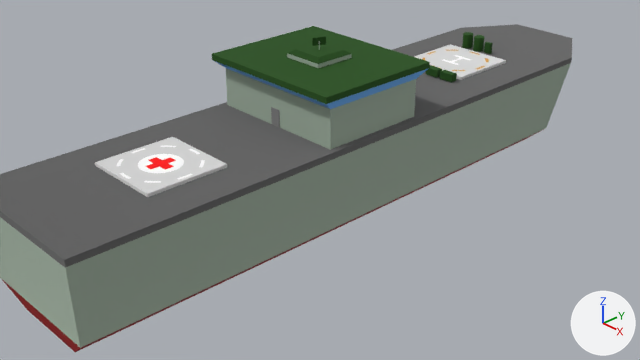
Two versions of the Blender file packages/units/building/carrier_1/assets/carrier_1.blend, one commit apart.
Before and after are seen from the file's camera 'Camera'. Arrows for +X, +Y and +Z are at lower right; the lights stay in place. The older version comes first.

Names of what the first picture shows: 'Cube', 'base', 'head', 'landing_port_rescue', 'landing_port_supply' and 2 more.
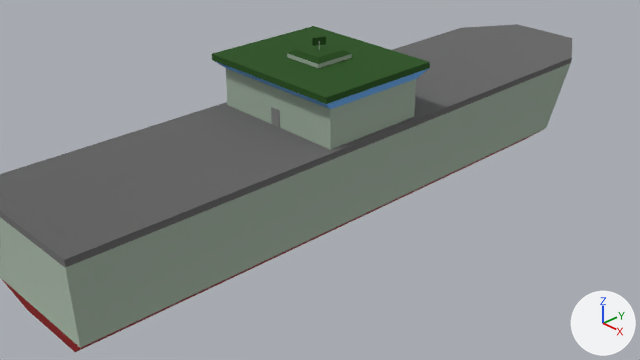
ob_additional_2 is not drawn itself; it is the parent of ob_würfel_001, ob_würfel_002, ob_collection.

What changed in the scene script:
```text
Remove ob_landing_port_rescue:
    ob_landing_port_rescue = bpy.data.objects.new('landing_port_rescue', None)
    ob_landing_port_rescue.parent = ob_root
    ob_landing_port_rescue.location = (0.0, -2.309, 0.893)
    ob_landing_port_rescue.instance_type = 'COLLECTION'
    ob_landing_port_rescue.instance_collection = col_collection_003
Remove ob_landing_port_supply:
    ob_landing_port_supply = bpy.data.objects.new('landing_port_supply', None)
    ob_landing_port_supply.parent = ob_root
    ob_landing_port_supply.location = (0.0, 2.619, 0.893)
    ob_landing_port_supply.rotation_euler = (0.0, 0.0, -1.571)  # degrees (0, 0, -90)
    ob_landing_port_supply.instance_type = 'COLLECTION'
    ob_landing_port_supply.instance_collection = col_collection_002
Remove ob_base_002:
    ob_base_002 = bpy.data.objects.new('base.002', me_cube_004)
    ob_base_002.location = (0.0, 0.0, 0.0)
Remove ob_base_001:
    ob_base_001 = bpy.data.objects.new('base.001', me_cube_003)
    ob_base_001.location = (0.0, 0.0, 0.0)
Remove ob_additional_1:
    ob_additional_1 = bpy.data.objects.new('additional_1', None)
    ob_additional_1.location = (0.0, 0.0, 0.0)
Remove ob_würfel_003:
    ob_würfel_003 = bpy.data.objects.new('Würfel.003', me_würfel_005)
    ob_würfel_003.parent = ob_additional_1
    ob_würfel_003.location = (-0.65, 0.07, 0.075)
Remove ob_zylinder_002:
    ob_zylinder_002 = bpy.data.objects.new('Zylinder.002', me_zylinder_002)
    ob_zylinder_002.parent = ob_additional_1
    ob_zylinder_002.location = (-0.65, -0.1, 0.1)
Remove ob_zylinder_001:
    ob_zylinder_001 = bpy.data.objects.new('Zylinder.001', me_zylinder_001)
    ob_zylinder_001.parent = ob_additional_1
    ob_zylinder_001.location = (-0.65, -0.3, 0.1)
Remove ob_additional_2:
    ob_additional_2 = bpy.data.objects.new('additional_2', None)
    ob_additional_2.location = (0.0, 0.0, 0.0)
Remove ob_würfel_001:
    ob_würfel_001 = bpy.data.objects.new('Würfel.001', me_würfel_004)
    ob_würfel_001.parent = ob_additional_2
    ob_würfel_001.matrix_parent_inverse = Matrix(((1.0, 0.0, 0.0, 0.0), (0.0, 1.0, 0.0, 0.0), (0.0, 0.0, 1.0, -0.0125), (0.0, 0.0, 0.0, 1.0)))
    ob_würfel_001.location = (0.65, 0.15, 0.065)
Remove ob_würfel_002:
    ob_würfel_002 = bpy.data.objects.new('Würfel.002', me_würfel_003)
    ob_würfel_002.parent = ob_additional_2
    ob_würfel_002.matrix_parent_inverse = Matrix(((1.0, 0.0, 0.0, 0.0), (0.0, 1.0, 0.0, 0.0), (0.0, 0.0, 1.0, -0.0125), (0.0, 0.0, 0.0, 1.0)))
    ob_würfel_002.location = (0.65, 0.4, 0.065)
Remove ob_collection:
    ob_collection = bpy.data.objects.new('Collection', None)
    ob_collection.parent = ob_additional_2
    ob_collection.matrix_parent_inverse = Matrix(((1.0, 0.0, 0.0, 0.0), (0.0, 1.0, 0.0, 0.0), (0.0, 0.0, 1.0, -0.0125), (0.0, 0.0, 0.0, 1.0)))
    ob_collection.location = (0.65, -0.15, 0.08)
    ob_collection.scale = (0.25, 0.25, 0.25)
    ob_collection.instance_type = 'COLLECTION'
    ob_collection.instance_collection = col_collection_001
```

Boxes (x1, y1, x2, y2) around the edits, measured in the pictures (640 x 360 px):
'landing_port_rescue', deleted
    before: (95, 137, 227, 197)
'landing_port_supply', deleted
    before: (414, 32, 506, 82)
